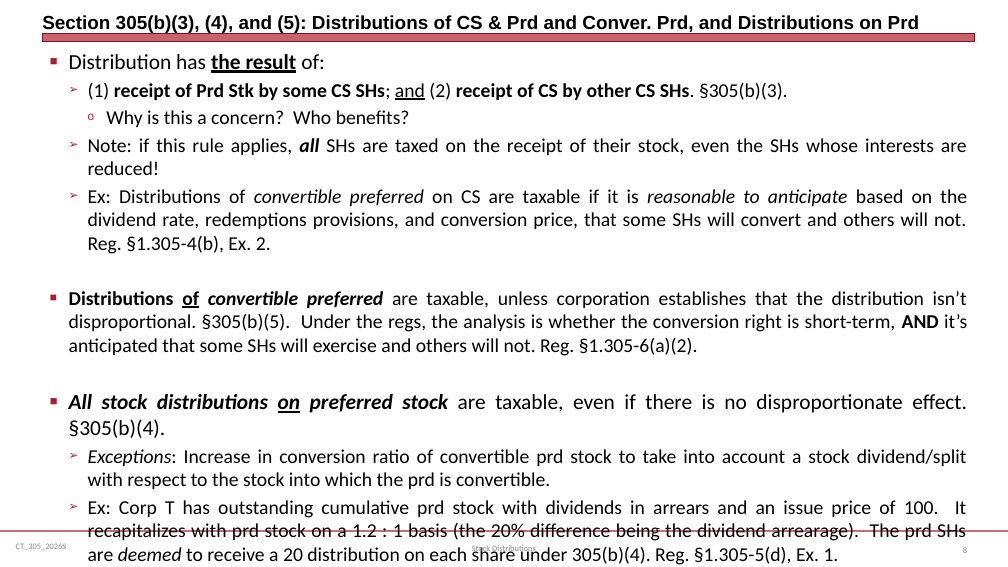
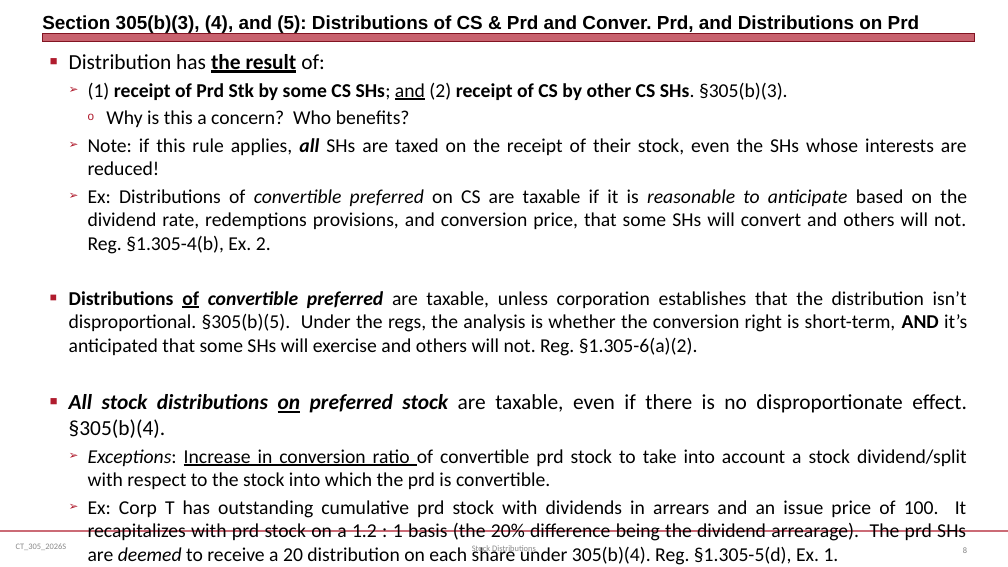
Before and after one commit to jmc877/Corporate-Tax, a slide deck: slide 8 of slides/CT_305_2026S.pptx. Drawn at 1008x567 pixels with LibreOffice and Linux fonts; fonts in the diff are those of the drawing. Boxes give left, top, right and bottom in pixels: in the first picture for what was removed or moved away, otherwise in the second. Text is boxed around its words. In the diff, an @@ line names an element or a change of style, - is before the commit and + after.

```diff
--- a/slides/CT_305_2026S.pptx
+++ b/slides/CT_305_2026S.pptx
@@ text at (88,449,967,489): underline on in "Increase in conversion ratio" @@
```
Also in this commit, not shown: 1 other file.
